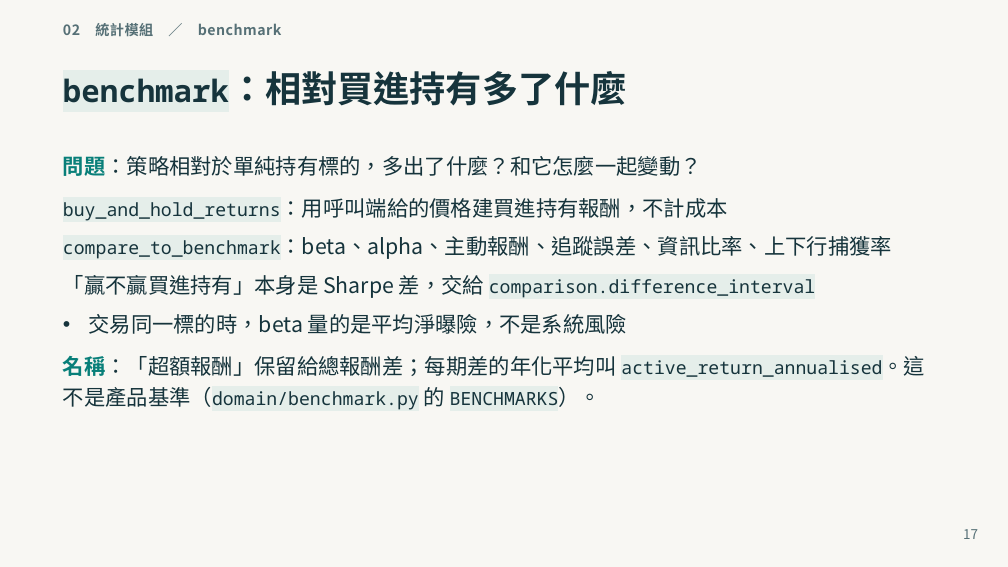
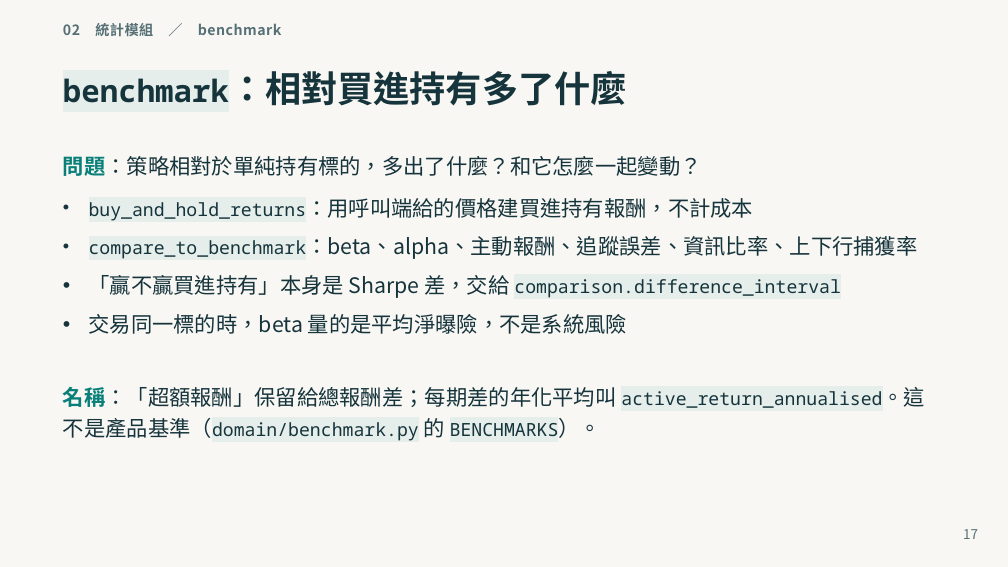
Before and after one commit to cklivse/tradingdev, a slide deck: slide 17 of talks/statistics-module/statistics-module.pptx. Drawn at 1008x567 pixels with LibreOffice and Linux fonts; fonts in the diff are those of the drawing. Boxes give left, top, right and bottom in pixels: in the first picture for what was removed or moved away, otherwise in the second. Text is boxed around its words. In the diff, an @@ line names an element or a change of style, - is before the commit and + after.

```diff
--- a/talks/statistics-module/statistics-module.pptx
+++ b/talks/statistics-module/statistics-module.pptx
@@ text "buy_and_hold_returns：用呼叫端給的價格建買進持有報酬，不計成本": place and size @@
-text "buy_and_hold_returns：用呼叫端給的價格建買進持有報酬，不計成本" at (63, 198, 892, 334)
+text "buy_and_hold_returns：用呼叫端給的價格建買進持有報酬，不計成本" at (89, 198, 917, 334)
@@ text "名稱：「超額報酬」保留給總報酬差；每期差的年化平均叫 active_return_annualised。這不是產品基準（ ...": place and size @@
-text "名稱：「超額報酬」保留給總報酬差；每期差的年化平均叫 active_return_annualised。這不是產品基準（ ..." at (63, 356, 926, 410)
+text "名稱：「超額報酬」保留給總報酬差；每期差的年化平均叫 active_return_annualised。這不是產品基準（ ..." at (63, 387, 926, 441)
```
Also in this commit, not shown: 1 other slide changed, 4 other files.
